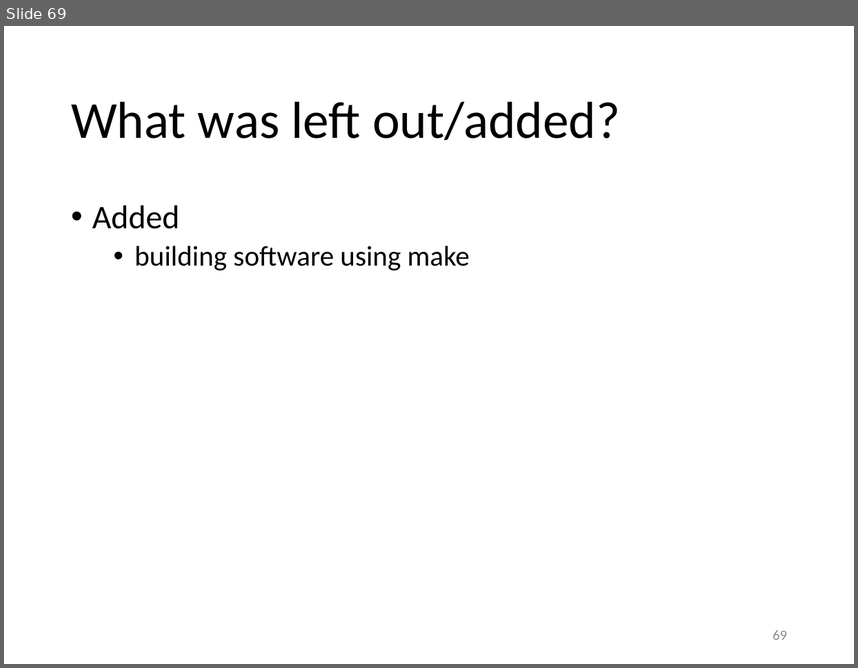
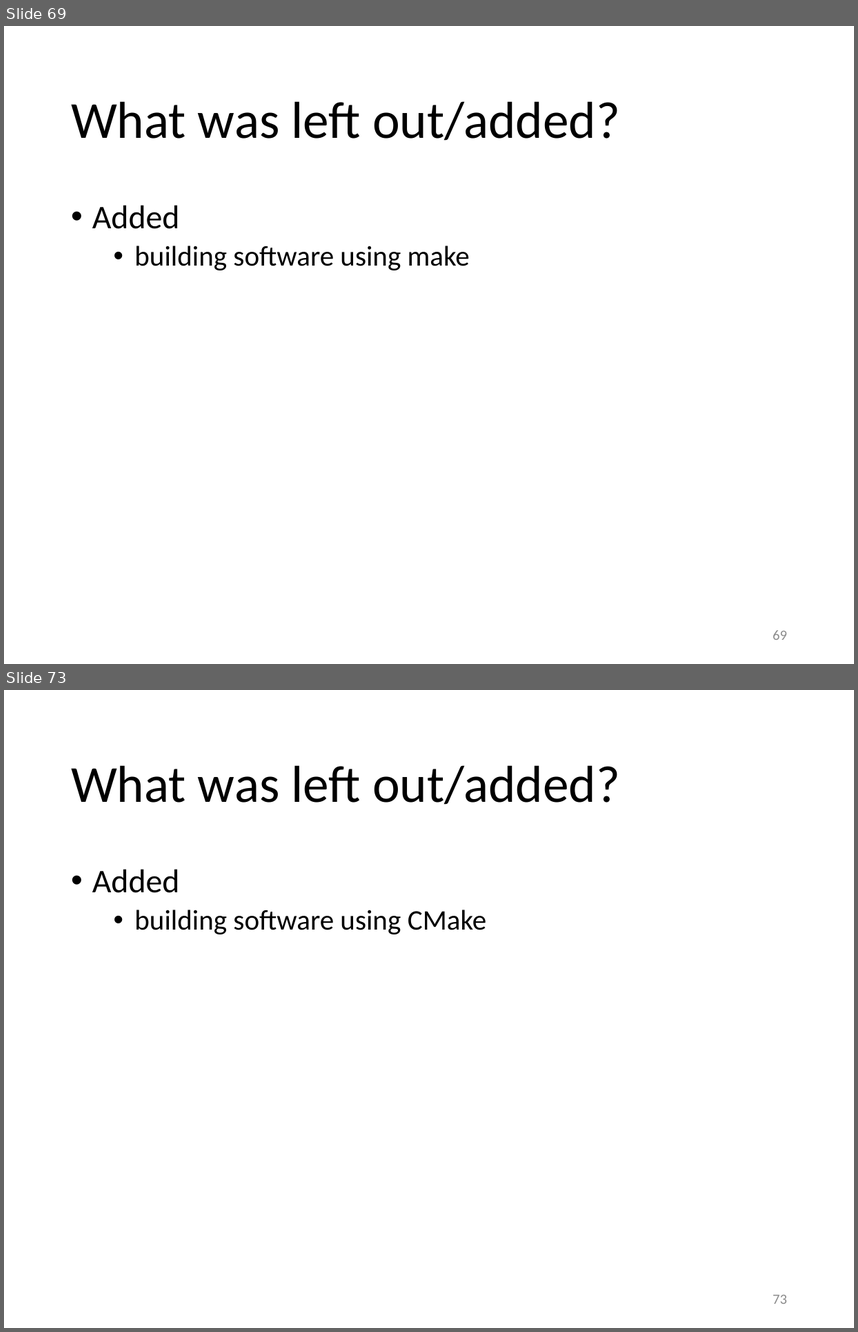
Before and after one commit to gjbex/Scientific-C-plus-plus, a slide deck: scientific_cpp.pptx. Shown one above the other, each under a label of ours: slide 69 before the commit, slides 69 and 73 after it; the slides between them are not shown. The pictures are 858x668 and 858x1332 pixels, drawn with LibreOffice and Linux fonts; fonts in the diff are those of the drawing. Boxes give left, top, right and bottom in pixels: in the first picture for what was removed or moved away, otherwise in the second. Text is boxed around its words. In the diff, an @@ line names an element or a change of style, - is before the commit and + after.

Commit message:
Add slides on CMake

```diff
--- a/scientific_cpp.pptx
+++ b/scientific_cpp.pptx
@@ slide 73 added at [4,690,854,1328], background #FFFFFF @@
@@ title added at [71,765,620,805], 44 pt, text #000000 @@
+What was left out/added?
@@ text added at [92,869,486,934], 24 pt, text #000000 @@
+• Added
+  • building software using CMake
@@ page number added at [773,1294,787,1303], 12 pt, text #8C8C8C @@
+73
```
Also in this commit, not shown: 3 other slides added.
